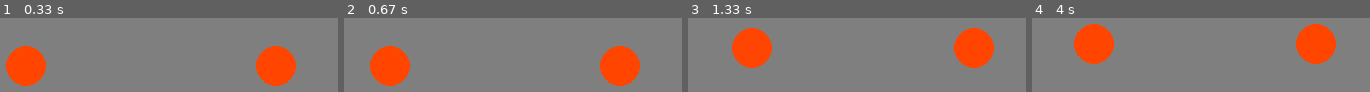
Above: before the commit, frames 1-4 (left to right).
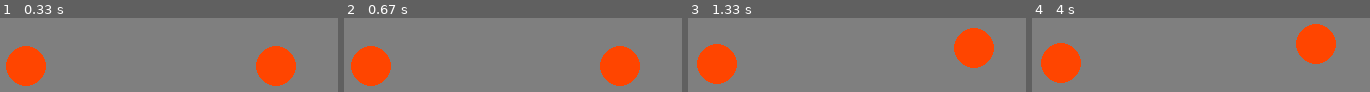
Above: after the commit, the same moments.

Repository: Kr1nsopongis/IT2
Game: pygame game, started from Pygame.py
The game is run twice, just before and just after one commit, with the same random seed, the same clock (stepped at 60 frames per second) and the same inputs.
Inputs:
- Up to frame 1 (0.33 s): no input
- Up to frame 2 (0.67 s): hold D from 0.33 s (still down)
- Up to frame 3 (1.33 s): release D at 0.8 s; hold W 0.83-1.13 s; hold Up 0.83-1.13 s; hold D from 1.17 s (still down); hold Right from 1.17 s (still down)
- Up to frame 4 (4 s): release D at 1.63 s; release Right at 1.63 s; hold A 1.67-2.2 s; hold Left 1.67-2.2 s; hold S 2.23-2.53 s; hold Down 2.23-2.53 s; hold A 2.57-2.97 s; hold Left 2.57-2.97 s; hold W 3-3.37 s; hold Up 3-3.37 s; hold D from 3.4 s (still down); hold Right from 3.4 s (still down)

Frame 1 is identical in both runs. In frame 2, 5.8% of the frame differs, in the area x 2-20%, y 37-92%; in frame 3, 9.8%, in the area x 2-25%, y 13-90%; in frame 4, 9.8%.

Commit message:
Begynner å bli noe spennende gøy noe

Diff:
--- a/Pygame.py
+++ b/Pygame.py
@@ -61,18 +61,19 @@
       super().__init__(x, y, xFart, yFart, radius, vindusobjekt)
 
    def flytt(self, taster):
-    if taster[K_w]:
+    if taster[K_w] and self.y > 0+self.radius/2:
       self.y -= self.yFart
-    if taster[K_s]:
+    if taster[K_s] and self.y < 800-self.radius/2:
+      print(self.y)
       self.y += self.yFart
-    if taster[K_a]:
+    if taster[K_a] and self.x > 0+self.radius/2:
       self.x -= self.xFart
     if taster[K_d]:
       self.x += self.xFart
 
 # Lager et Ball-objekt
 ball = Ball(350, 250, 1, 1 , 20, screen)
-ball2 = Ball2(100, 250, 1, 1, 20, screen)
+ball2 = Ball2(100, 250, 0.1, 0.1, 20, screen)
 
 
 
@@ -96,28 +97,28 @@
 
     screen.fill(background)
 
-    def finnAvstand(ball, ball2):
-        xAvstand2 = (ball.x - ball2.x)**2  # x-avstand i andre
-        yAvstand2 = (ball.y - ball2.y)**2  # y-avstand i andre
-        avstand = m.sqrt(xAvstand2 + yAvstand2)
+    # def finnAvstand(ball, ball2):
+    #     xAvstand2 = (ball.x - ball2.x)**2  # x-avstand i andre
+    #     yAvstand2 = (ball.y - ball2.y)**2  # y-avstand i andre
+    #     avstand = m.sqrt(xAvstand2 + yAvstand2)
 
-        # print(avstand)
+    #     # print(avstand)
 
-        if avstand <= ball.radius+ball2.radius:
+    #     if avstand <= ball.radius+ball2.radius:
 
-           ball.xFart = -ball.xFart*1.01
-           ball.yFart = -ball.yFart*1.01
-           ball2.xFart = -ball2.xFart
-           ball2.yFart = -ball2.yFart
+    #        ball.xFart = -ball.xFart*1.01
+    #        ball.yFart = -ball.yFart*1.01
+    #        ball2.xFart = -ball2.xFart
+    #        ball2.yFart = -ball2.yFart
 
 
 
 
-        return avstand
+    #     return avstand
 
     trykkede_taster = pygame.key.get_pressed()
 
-    finnAvstand(ball, ball2)
+    # finnAvstand(ball, ball2)
 
     # pygame.draw.circle(screen, (255, 0, 0), (100, 250), 50)
     ball.flytt(trykkede_taster)
